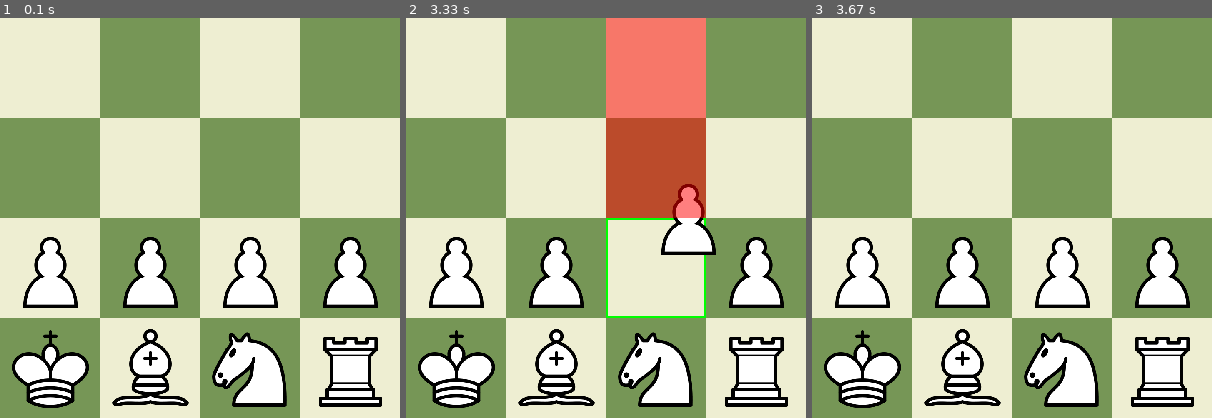
Above: before the commit, frames 1-3 (left to right).
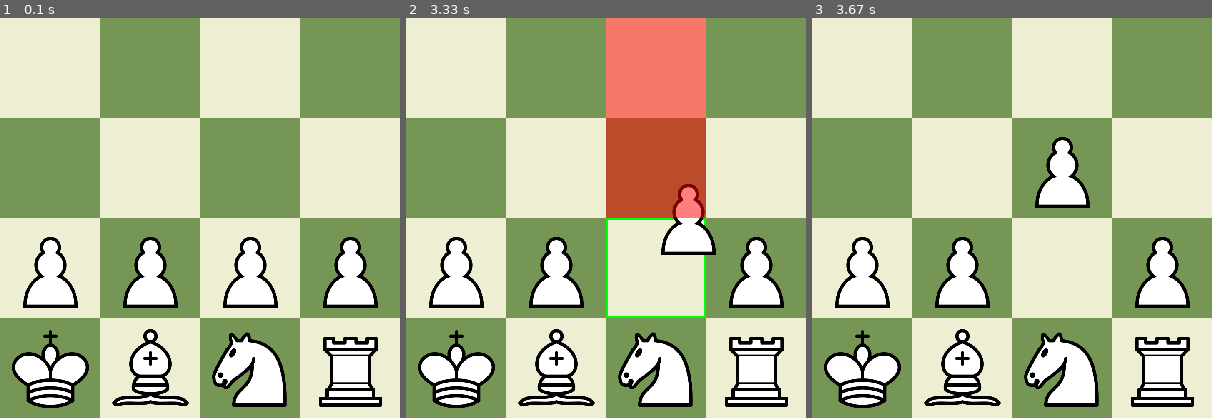
Above: after the commit, the same moments.

Repository: sunton95/Chess_Fun
Game: pygame game, started from board.py
Same seed, same stepped clock (60 frames per second), same inputs: the game is played once before the commit and once after it.
Inputs (mouse positions are % of the whole screen's width and height, from its top left):
- Up to frame 1 (0.1 s): no input
- Up to frame 2 (3.33 s): click (65, 15) at 0.88 s; press the mouse at (65, 15) at 1.2 s; move the mouse to (58, 38) at 1.3 s; release the mouse at (51, 61) at 1.43 s; click (88, 88) at 1.55 s; click (85, 76) at 1.88 s; press the mouse at (85, 76) at 3.2 s; move the mouse to (85, 75) at 3.3 s
- Up to frame 3 (3.67 s): release the mouse at (86, 73) at 3.43 s
The pictures show only the part of the screen within x 50-100%, y 50-100%; the shares and areas given below are measured in that part.

Frames 1-2 are identical in both runs. In frame 3, 3.1% of the frame differs, in the area x 55-70%, y 29-73%.

Commit message:
Added File header

Diff:
--- a/board.py
+++ b/board.py
@@ -1,7 +1,17 @@
+# =============================================================================
+# Created By  : Anton Sundqvist
+# Created Date: 2021-12-13
+""""""
+# =============================================================================
+# TODO
+#
+# =============================================================================
+# Imports
 from pygame import image
 from pieces import *
 import os
 import pygame
+# =============================================================================
 
 class GameBoard:
     def __init__(self, move_number):
@@ -52,7 +62,8 @@
                 index[0] = int(pieces)
             else:
                 index[0] += 1
-
+        #TODO
+        #Add casteling, add en passant check
         #Return True if black to move and false if White move
 
     #Checks if a piece is clicked if it is it wont be drawn at its location. That pieces drawing is handled by draw_drag function
@@ -146,10 +157,19 @@
         print("")
 
     #Position input
-    def move_piece(self, org_pos, new_pos, selected_piece):
+    def move_piece(self, new_pos, selected_piece):
         index = 0
 
+        #If the piece dont move cancel the action
+        if selected_piece.position == new_pos:
+            return None
+
         #Add function that looks for check
+        check_flag = False
+        #check_flag = check_for_check(selected_piece)
+        if check_flag == True:
+            return None
+
         #TODO add a function that makes sure the move does not generate a check on self
 
         #Shifts eo each player take one turn each. White begins
--- a/main.py
+++ b/main.py
@@ -1,7 +1,18 @@
+# =============================================================================
+# Created By  : Anton Sundqvist
+# Created Date: 2021-03-17
+# =============================================================================
+""""""
+# =============================================================================
+# TODO
+#
+# =============================================================================
+# Imports
 from board import *
 from postition import *
 import sys, pygame
 from pygame.locals import *
+# =============================================================================
 
 pygame.init()
 
@@ -10,6 +21,7 @@
 
 #resolution of the game
 screen = pygame.display.set_mode((800, 800))
+pygame.display.set_caption('Extreme Chess')
 
 #Initilize the game and pieces posisiton
 b1 = GameBoard(move_number = 0)
@@ -22,6 +34,7 @@
 
 while(1):
     piece = get_square_under_mouse(b1.game_state)
+    print(b1.move_number)
 
     for event in pygame.event.get():
         if event.type in (QUIT, KEYDOWN):
@@ -32,7 +45,7 @@
                 selected_piece = piece
         elif event.type == pygame.MOUSEBUTTONUP:
             if drop_pos != None and selected_piece != None:
-                b1.move_piece(selected_piece.position, drop_pos, selected_piece)
+                b1.move_piece(drop_pos, selected_piece)
             selected_piece = None
             drop_pos = None
 
--- a/pieces.py
+++ b/pieces.py
@@ -1,5 +1,15 @@
+# =============================================================================
+# Created By  : Anton Sundqvist
+# Created Date: 2021-12-13
+""""""
+# =============================================================================
+# TODO
+#
+# =============================================================================
+# Imports
 from os import stat
 from postition import *
+# =============================================================================
 
 class Pieces:
     def __init__(self, color, position, label, image):
